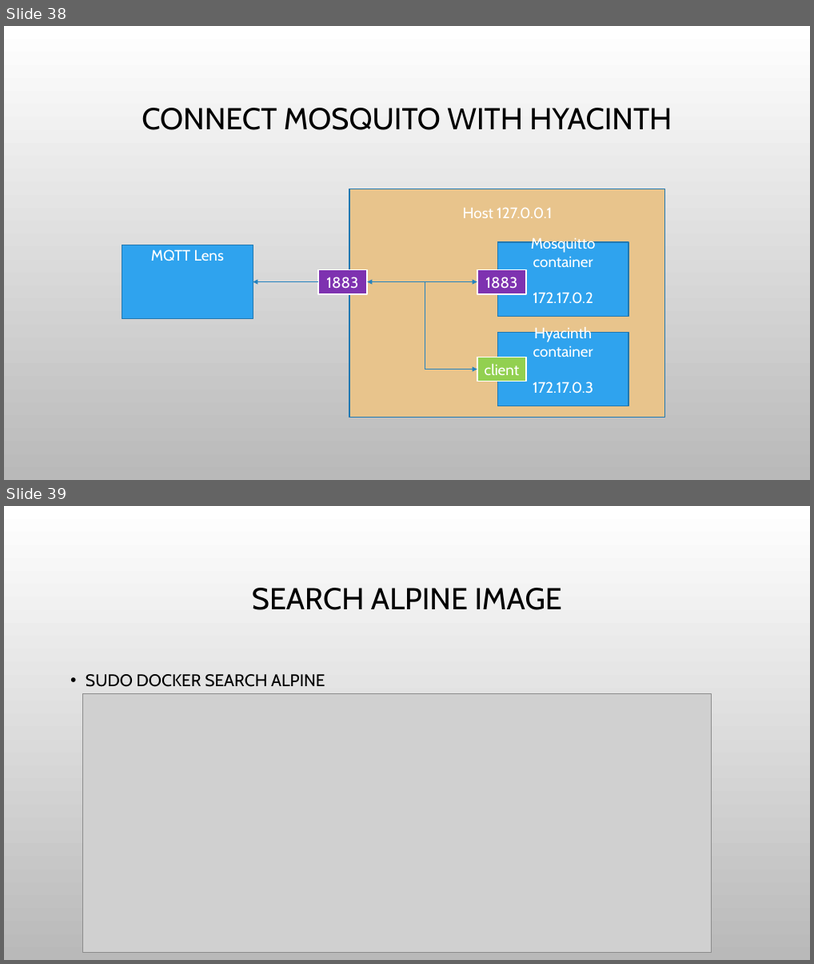
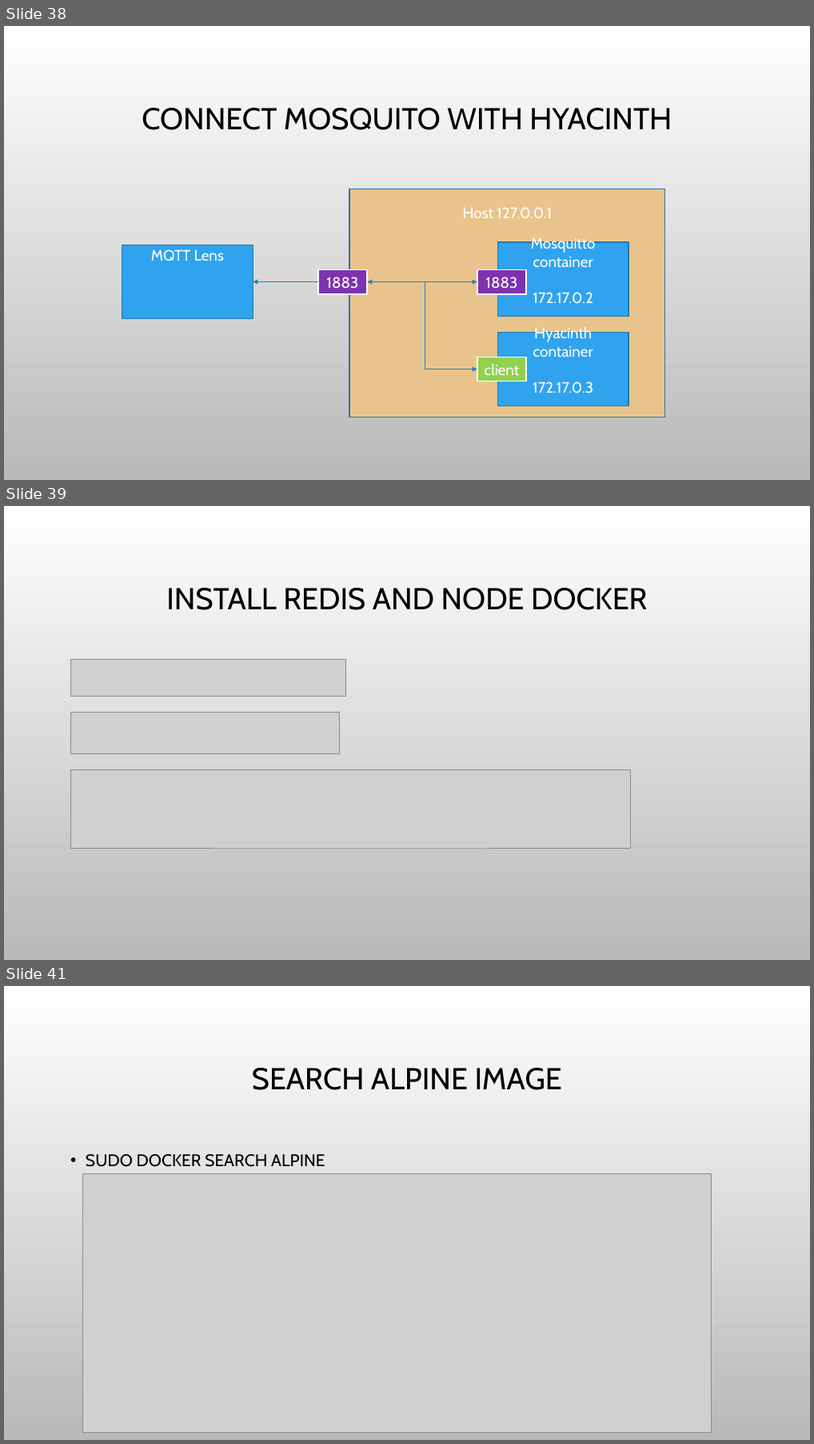
Before and after one commit to haixiang1977/iris, a slide deck: Docker Practice.pptx. Shown one above the other, each under a label of ours: slides 38 and 39 before the commit, slides 38, 39 and 41 after it; the slides between them are not shown. The pictures are 814x964 and 814x1444 pixels, drawn with LibreOffice and Linux fonts; fonts in the diff are those of the drawing; grey boxes stand for pictures; background and template pictures are left out. Boxes give left, top, right and bottom in pixels: in the first picture for what was removed or moved away, otherwise in the second. Text is boxed around its words. In the diff, an @@ line names an element or a change of style, - is before the commit and + after.

Commit message:
Add Redis and node docker

```diff
--- a/Docker Practice.pptx
+++ b/Docker Practice.pptx
@@ slide 39 added at <box>4,506,810,960</box>, background picture (left out) @@
@@ title added at <box>166,588,647,610</box>, 36 pt, text #000000 @@
+INSTALL REDIS AND NODE DOCKER
@@ picture added at <box>70,659,346,696</box> @@
@@ picture added at <box>70,712,340,753</box> @@
@@ picture added at <box>70,770,631,848</box> @@
@@ what was slide 39 is now slide 41 @@
```
Also in this commit, not shown: 1 other slide added, 1 other file.
